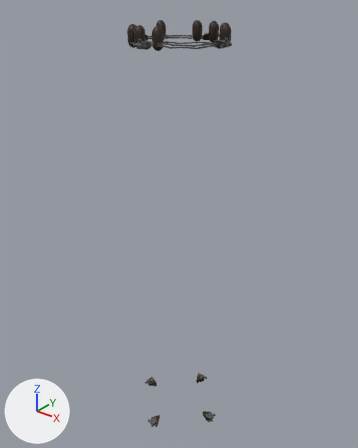
What one commit did to the FBX model KSPPartsUnity/Assets/PARTS/Uranus-Booster/RCS/ksprocket.fbx.
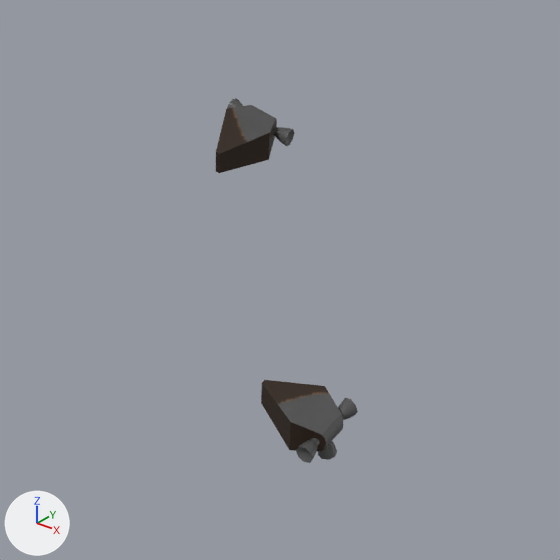
The first picture shows the older version from a 50 mm camera at (25.6, -32.0, 17.0) aimed at (-0.6, 0.7, -3.2). The close-ups show both versions on the part from 47% to 68% of the width and 80% to 97% of the height of that picture; other places that the commit changed are outside them. The axes (+X, +Y, +Z) are drawn at lower left. The lights are the same throughout.

Names of what the first close-up shows: 'rcsmounts.001'.
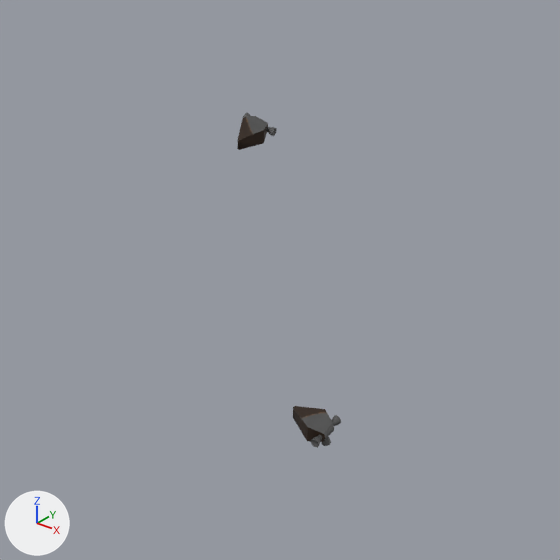
What changed in the scene script:
```text
Change me_cube_128:
    where me_cube_128.from_pydata(...)  # 2475 vertices, 2362 faces; spans x -4.6..4.6, y -4.6..4.6, z -24.6..14.3
    used by ob_rcsmounts_001; location = (0.0, 0.0, 0.0)
    me_cube_128 part 1: the loose piece of 20 vertices spanning x 3.3..4.5, y -0.4..0.4, z -24.4..-23.9 is scaled about its middle by 0.5, then moved by (0.2, 0.0, 0.0)
    me_cube_128 part 2: the loose piece of 20 vertices spanning x -0.4..0.4, y 3.3..4.5, z -24.4..-23.9 is scaled about its middle by 0.5, then moved by (0.0, 0.2, 0.0)
    me_cube_128 part 3: the loose piece of 49 vertices spanning x 4.3..4.6, y -0.6..-0.2, z -24.3..-24.0 is moved by (0.0, 0.2, 0.0)
    me_cube_128 part 4: the loose piece of 49 vertices spanning x 4.3..4.6, y 0.2..0.6, z -24.3..-24.0 is moved by (0.0, -0.2, 0.0)
    me_cube_128 part 5: the loose piece of 49 vertices spanning x 4.3..4.6, y -0.1..0.1, z -24.6..-24.2 is moved by (0.0, 0.0, 0.1)
    me_cube_128 part 6: the loose piece of 49 vertices spanning x 0.2..0.6, y 4.3..4.6, z -24.3..-24.0 is moved by (-0.2, 0.0, 0.0)
    me_cube_128 part 7: the loose piece of 49 vertices spanning x -0.6..-0.2, y 4.3..4.6, z -24.3..-24.0 is moved by (0.2, 0.0, 0.0)
```

Boxes (x1, y1, x2, y2) around the edits, measured in the close-ups (560 x 560 px; the box of a moved part takes in the faces that stretch with it):
'rcsmounts.001', reshaped: before (216, 98, 358, 463); after (237, 113, 341, 448)
part 1 of me_cube_128, moved or reshaped: before (261, 380, 343, 451); after (293, 406, 334, 442)
part 2 of me_cube_128, moved or reshaped: before (216, 105, 277, 173); after (237, 116, 268, 150)
part 3 of me_cube_128, moved or reshaped: before (296, 438, 320, 463); after (310, 435, 322, 448)
part 4 of me_cube_128, moved or reshaped: before (338, 398, 358, 420); after (332, 415, 341, 426)
part 5 of me_cube_128, moved or reshaped: before (318, 441, 337, 460); after (321, 437, 331, 446)
part 6 of me_cube_128, moved or reshaped: before (273, 126, 294, 146); after (266, 127, 277, 136)
part 7 of me_cube_128, moved or reshaped: before (227, 98, 243, 109); after (243, 113, 251, 118)
